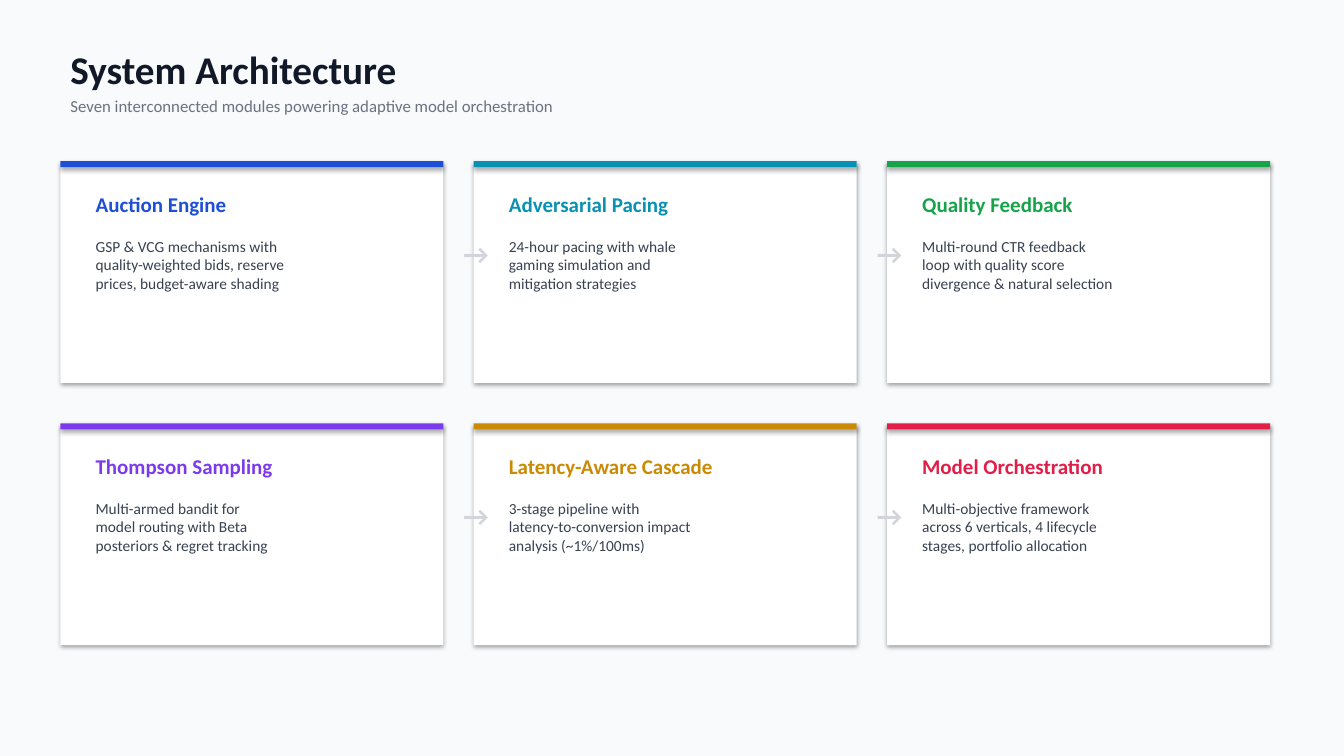
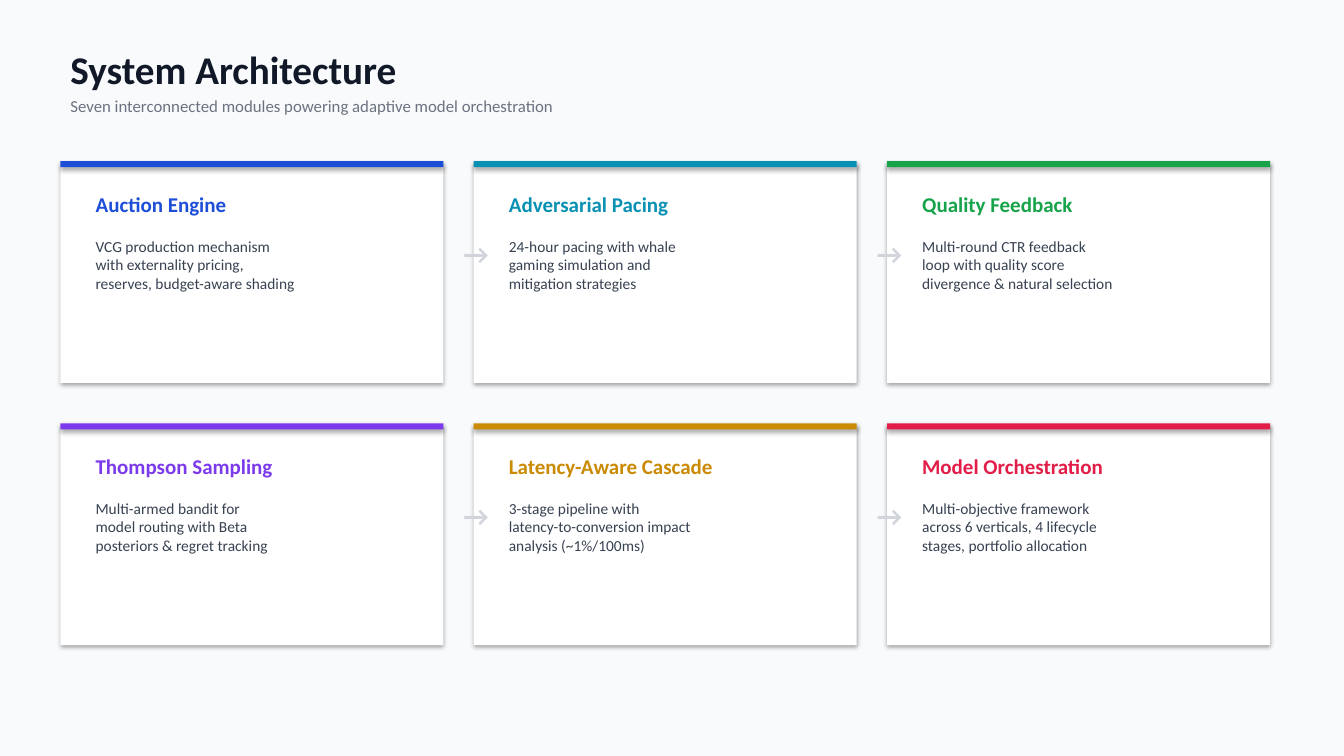
Before and after one commit to yunycao/202602_ad_auction_simulator, a slide deck: slide 2 of Ad_Auction_Simulator_Dashboard.pptx. Drawn at 1344x756 pixels with LibreOffice and Linux fonts; fonts in the diff are those of the drawing. Boxes give left, top, right and bottom in pixels: in the first picture for what was removed or moved away, otherwise in the second. Text is boxed around its words. In the diff, an @@ line names an element or a change of style, - is before the commit and + after.

```diff
--- a/Ad_Auction_Simulator_Dashboard.pptx
+++ b/Ad_Auction_Simulator_Dashboard.pptx
@@ text at [96,241,295,292]: text changed @@
-GSP & VCG mechanisms with
-quality-weighted bids, reserve
-prices, budget-aware shading
+VCG production mechanism
+with externality pricing,
+reserves, budget-aware shading
```
Also in this commit, not shown: 3 other slides changed, 6 other files.
